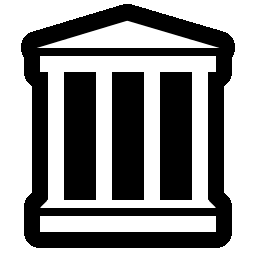
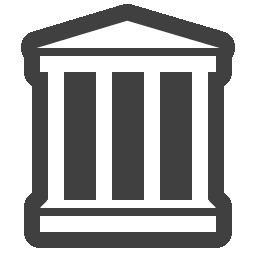
Revision of a layered 256x256 image; what changed, layer by layer:
renamed "black border filled 75%" to "black border filled 75% (USE)", showed it over bbox(21, 4, 235, 248)
renamed "black border filled (USE)" to "black border filled", hid it over bbox(21, 4, 235, 248)
